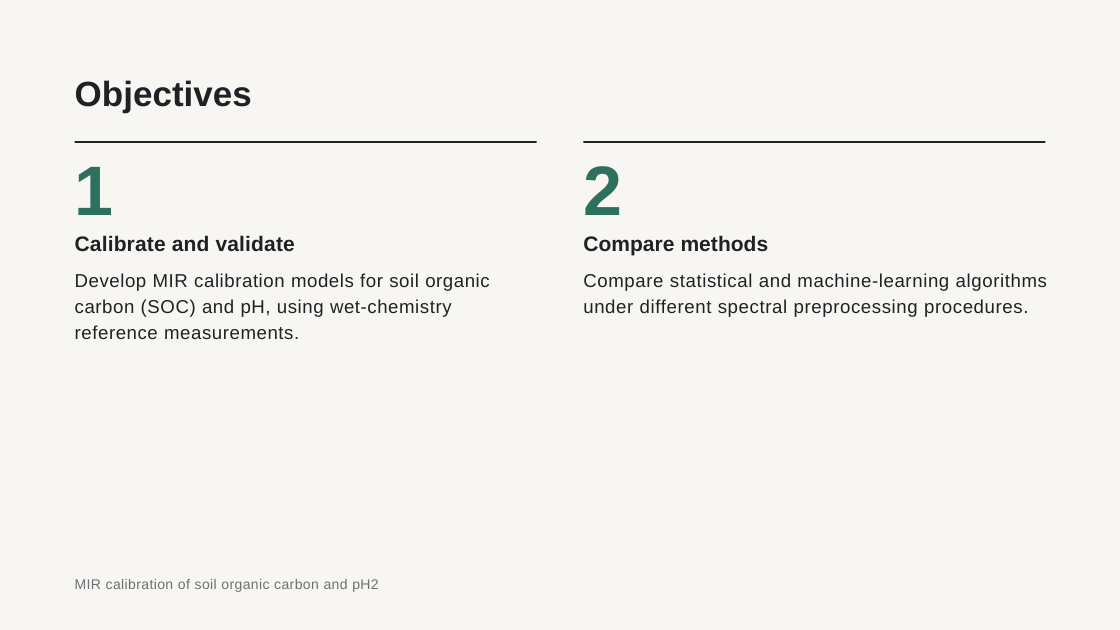
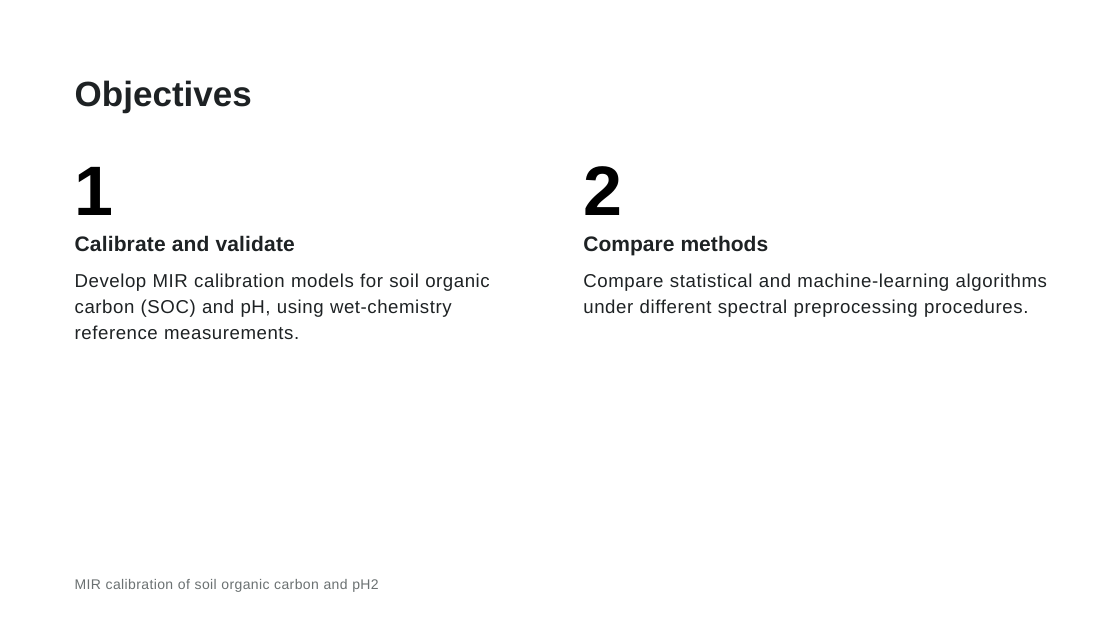
Before and after one commit to phanuelayuka/DSA8401_AML_capstone_project, a slide deck: slide 3 of MIR calibration of soil organic carbon and pH.pptx (slide 2 before the commit). Drawn at 1120x630 pixels with LibreOffice and Linux fonts; fonts in the diff are those of the drawing. Boxes give left, top, right and bottom in pixels: in the first picture for what was removed or moved away, otherwise in the second. Text is boxed around its words. In the diff, an @@ line names an element or a change of style, - is before the commit and + after.

```diff
--- a/MIR calibration of soil organic carbon and pH.pptx
+++ b/MIR calibration of soil organic carbon and pH.pptx
@@ background #F7F6F2 to #FFFFFF @@
@@ text "1" at [75, 167, 114, 215]: text colour #2F6F5E to #000000 @@
@@ line removed from (75, 142) to (537, 142) @@
@@ text "2" at [583, 166, 622, 215]: text colour #2F6F5E to #000000 @@
@@ line removed from (583, 142) to (1045, 142) @@
```
Also in this commit, not shown: 14 other slides changed, 1 slide added, 1 other file.
